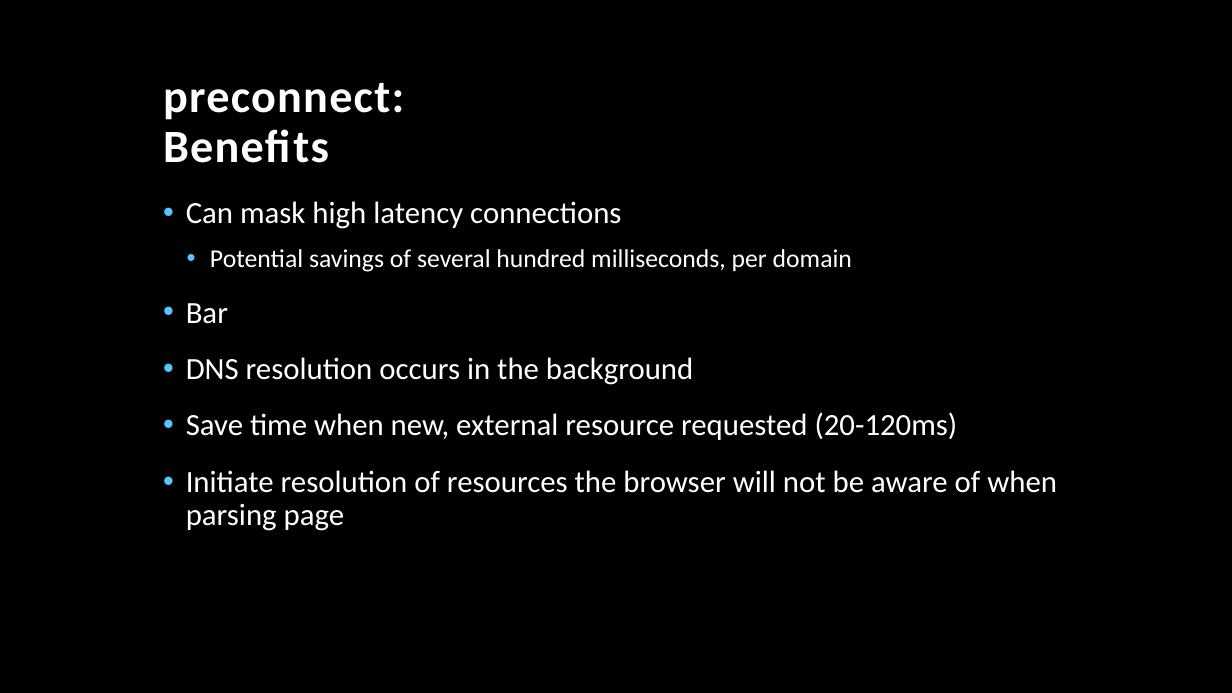
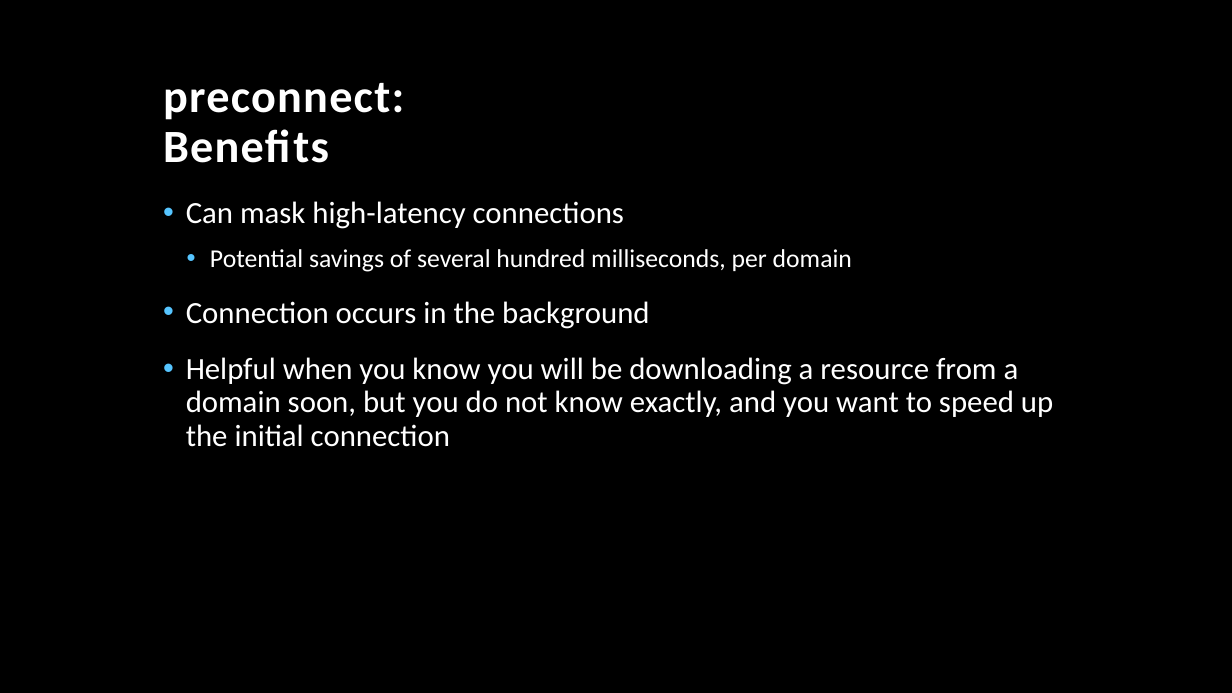
Before and after one commit to TonyMangino/html-resource-hints, a slide deck: slide 21 of Resource Hints.pptx (slide 23 before the commit). Drawn at 1232x693 pixels with LibreOffice and Linux fonts; fonts in the diff are those of the drawing; background and template pictures are left out. Boxes give left, top, right and bottom in pixels: in the first picture for what was removed or moved away, otherwise in the second. Text is boxed around its words. In the diff, an @@ line names an element or a change of style, - is before the commit and + after.

```diff
--- a/Resource Hints.pptx
+++ b/Resource Hints.pptx
@@ text at [186, 201, 624, 229]: text changed @@
-• Can mask high latency connections
+• Can mask high-latency connections
@@ text at [186, 301, 1053, 447]: text changed @@
-• Bar
-• DNS resolution occurs in the background
-• Save time when new, external resource requested (20-120ms)
-• Initiate resolution of resources the browser will not be aware of when parsing page
+• Connection occurs in the background
+• Helpful when you know you will be downloading a resource from a domain soon, but you do not know exactly, and you want to speed up the initial connection
```
Also in this commit, not shown: 53 other slides changed, 5 slides added, 11 slides removed.
